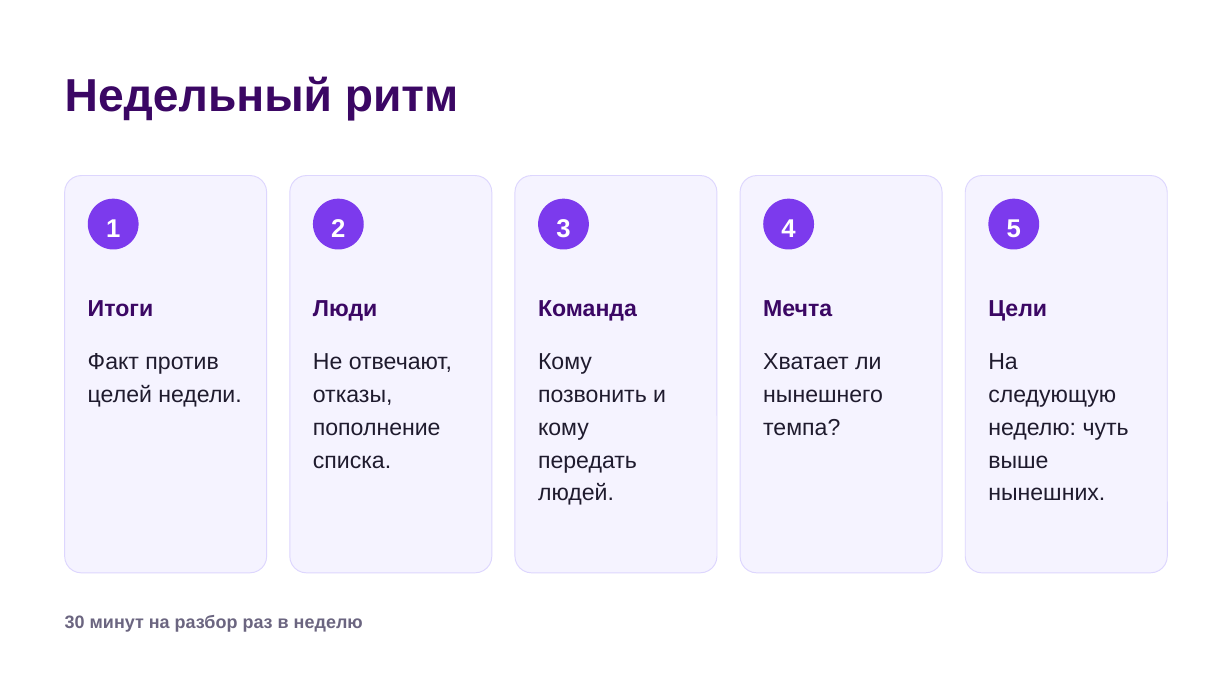
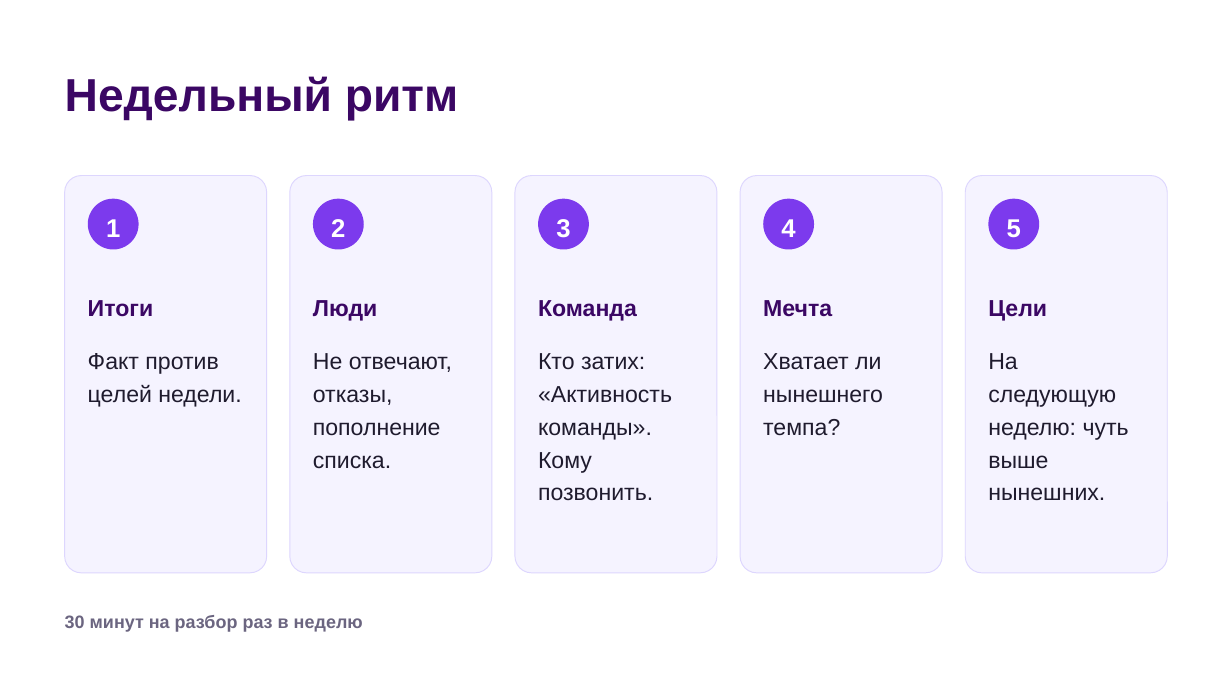
Before and after one commit to andreiyasinski89/Eagle-Control, a slide deck: slide 17 of public/guide/MeetOwl-presentation-ru.pptx (slide 14 before the commit). Drawn at 1232x693 pixels with LibreOffice and Linux fonts; fonts in the diff are those of the drawing. Boxes give left, top, right and bottom in pixels: in the first picture for what was removed or moved away, otherwise in the second. Text is boxed around its words. In the diff, an @@ line names an element or a change of style, - is before the commit and + after.

```diff
--- a/public/guide/MeetOwl-presentation-ru.pptx
+++ b/public/guide/MeetOwl-presentation-ru.pptx
@@ text at (538, 353, 672, 501): text changed @@
-Кому позвонить и кому передать людей.
+Кто затих: «Активность команды». Кому позвонить.
```
Also in this commit, not shown: 5 other slides changed, 4 slides added, 14 other files.
